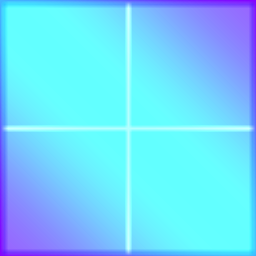
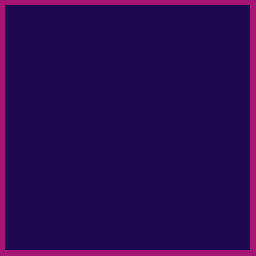
Comparing the layer stacks of the two 256x256 images. Changes:
renamed "Type 4-2" to "Type 8", hid the group it (5 layers), moved it above "Type 7 (+Dim)" over box(0, 0, 256, 256)
added group "Type 7 (+Dim)" with 3 layers above "Type 6 (+Dim)" over box(0, 0, 256, 256)
added layer "Base" (1st of 2, in "Type 7 (+Dim)") in group "Type 7 (+Dim)" over box(0, 0, 256, 256)
